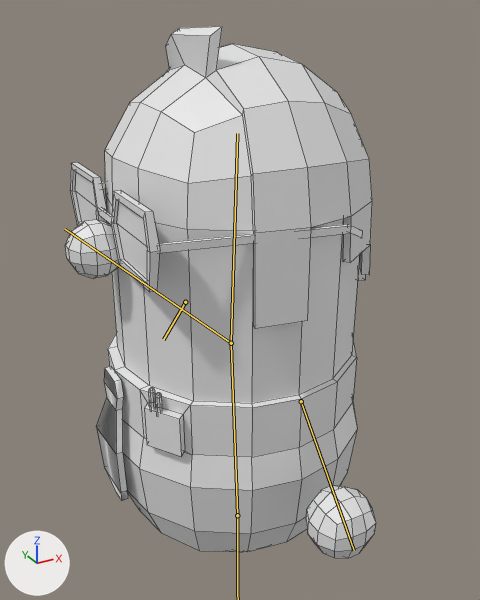
Before and after pictures for a commit that changed the FBX model Raw/Player.fbx.
Rendered twice from a 50 mm camera at (-0.531, -0.975, 1.518) aimed at (0.025, 0.036, 1.012). Every picture has the same lights, and +X, +Y and +Z are marked at lower left. The bones that change are drawn over the model as lines. Mesh edges are drawn as thin lines.

The first picture shows 'Player'.
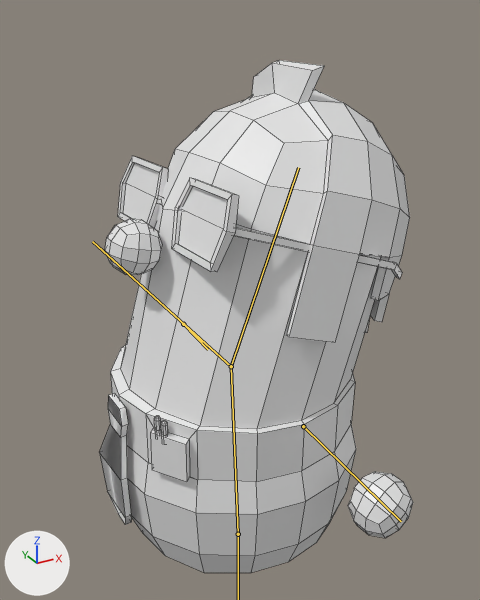
The newer file adds an action. The first version stands in its rest pose; the second is drawn at frame 13 of the action 'Player.001|Walk'.

Boxes (x1, y1, x2, y2) around the edits, measured in the pictures (480 x 600 px):
'Player', posed: before (65, 26, 376, 558); after (99, 60, 413, 573)
bone 'Back', root to tip: before (237, 515) to (231, 343); after (238, 534) to (231, 366)
bone 'Head', root to tip: before (231, 343) to (237, 133); after (231, 366) to (298, 167)
bone 'ArmR', root to tip: before (185, 302) to (163, 339); after (183, 324) to (208, 349)
bone 'ArmL', root to tip: before (301, 401) to (354, 550); after (303, 426) to (401, 521)
bone 'Nose', root to tip: before (231, 343) to (65, 229); after (231, 366) to (92, 241)

What the commit changed:
Bone 'Root' (bone_root) moves from (0.0, 0.0, 0.0) to (0.0, -0.051, 0.0).
Bone 'Back' (bone_back) turns from (0, 0, 0) to (0, 2, 0) degrees about its own x, y and z.
Bone 'Head' (bone_head) turns from (0, 0, 0) to (1, 0, 19) degrees about its own x, y and z.
Bone 'ArmR' (bone_armr) turns from (0, 0, 0) to (-5, -20, -32) degrees about its own x, y and z.
Bone 'ArmL' (bone_arml) turns from (0, 0, 0) to (-5, 19, 30) degrees about its own x, y and z.
Bone 'Nose' (bone_nose) turns from (0, 0, 0) to (6, -6, 4) degrees about its own x, y and z.
